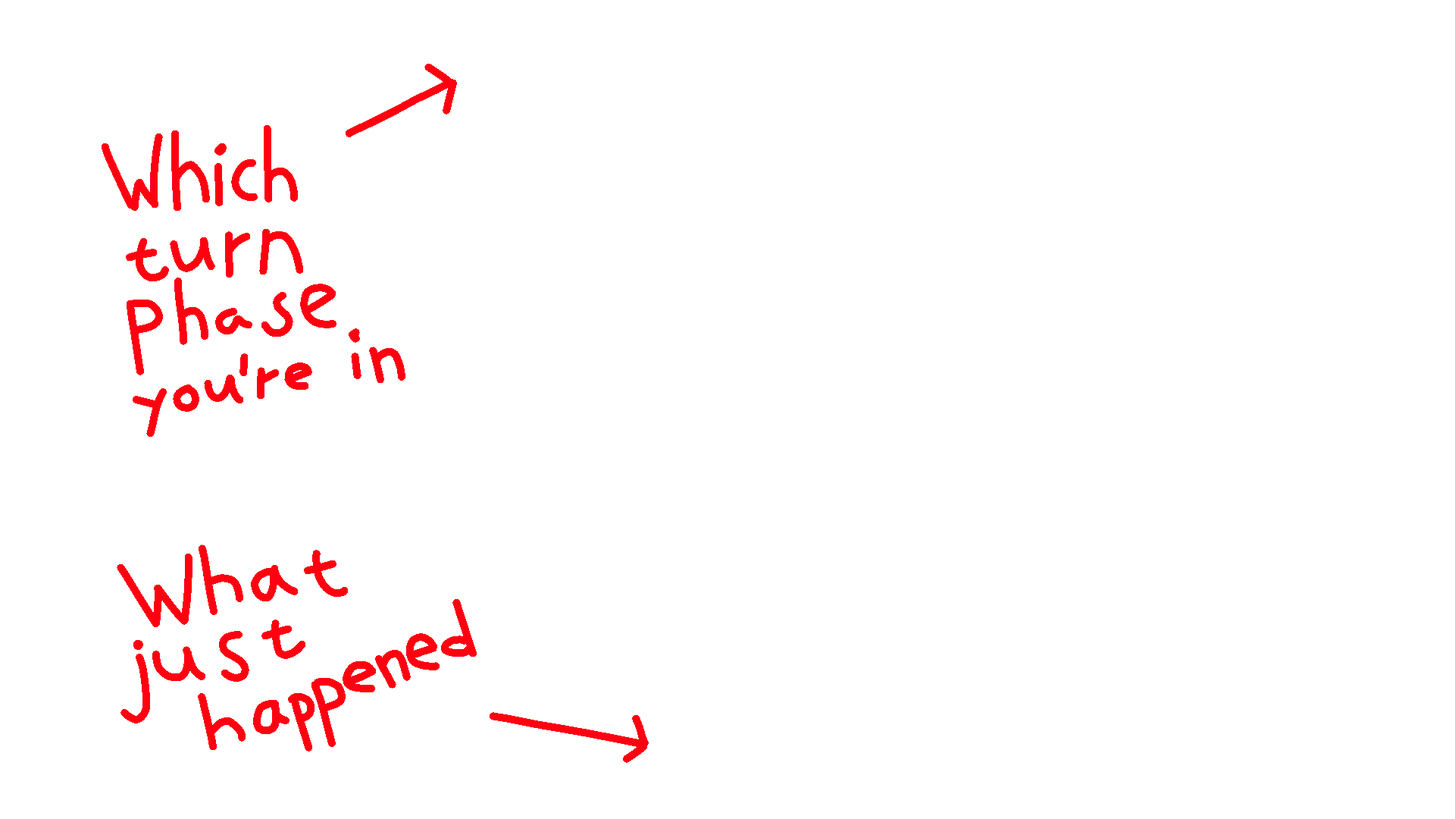
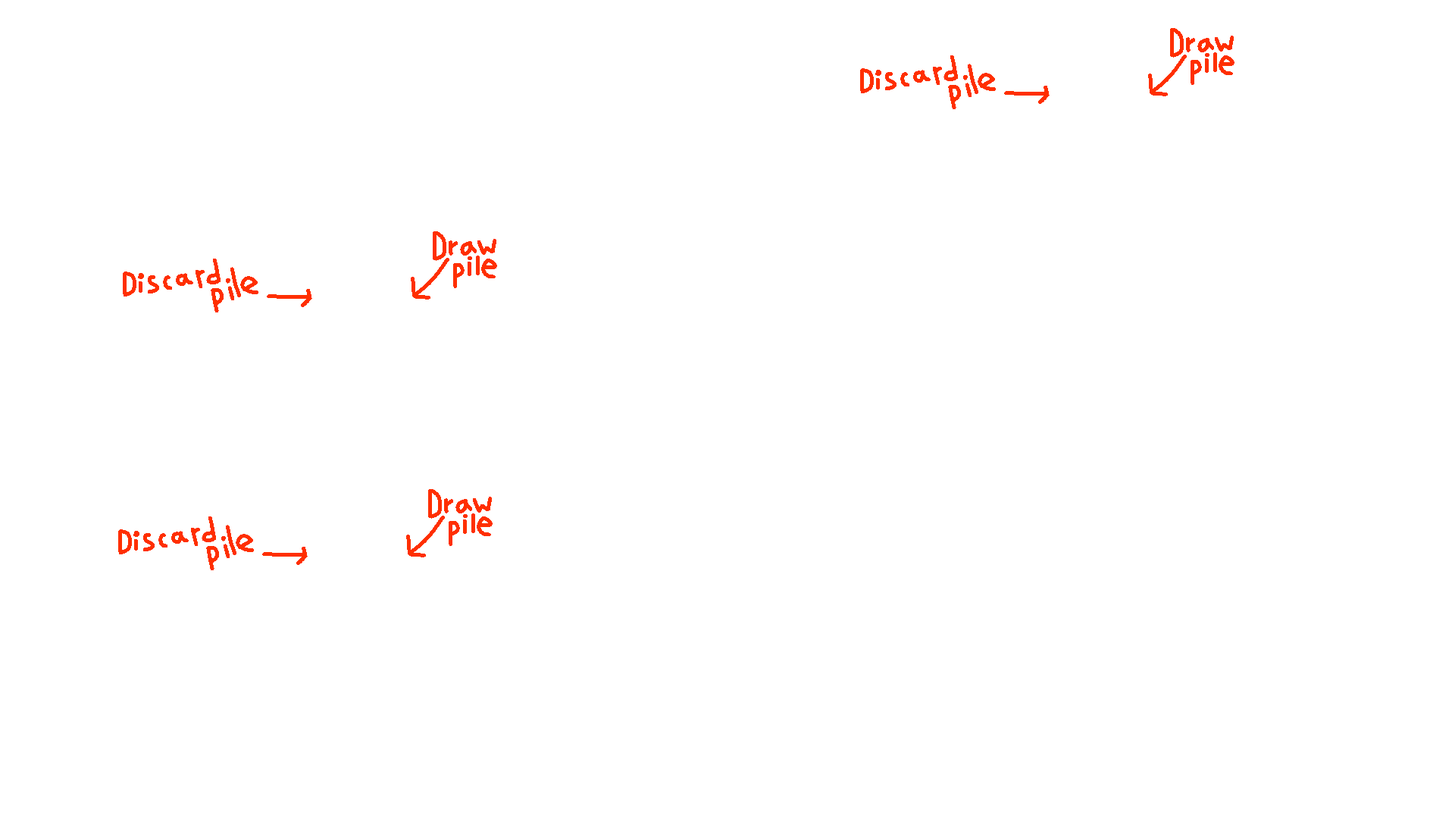
Layer changes from the first 1455x819 image to the second:
added layer "Målarlager 9" (1st of 3) above "Målarlager 9" over [860, 28, 1235, 110]
added layer "Målarlager 9" (2nd of 3) above "Målarlager 9" over [116, 488, 493, 631]
added layer "Målarlager 9" (3rd of 3) above "Målarlager 8" over [121, 194, 498, 340]
added layer "Målarlager 9 Sammanfogade" (60%) above "Målarlager 6" over [101, 28, 1235, 631]
hid "Målarlager 6", painted on it over [101, 63, 649, 763]
hid "Målarlager 7", painted on it over [101, 97, 534, 752]
